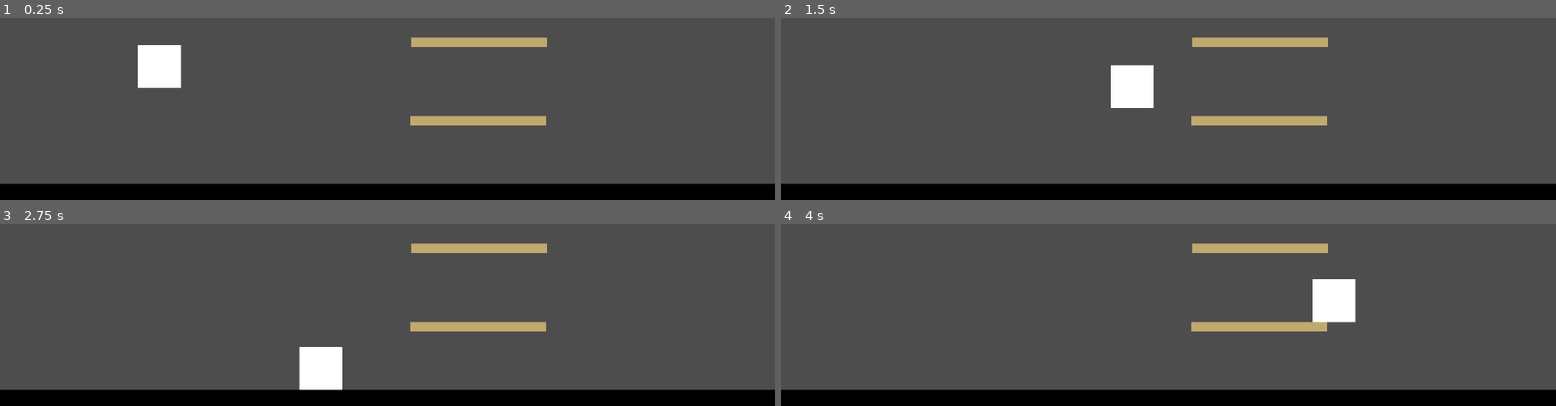
Above: before the commit, frames 1-4 (two rows, left to right).
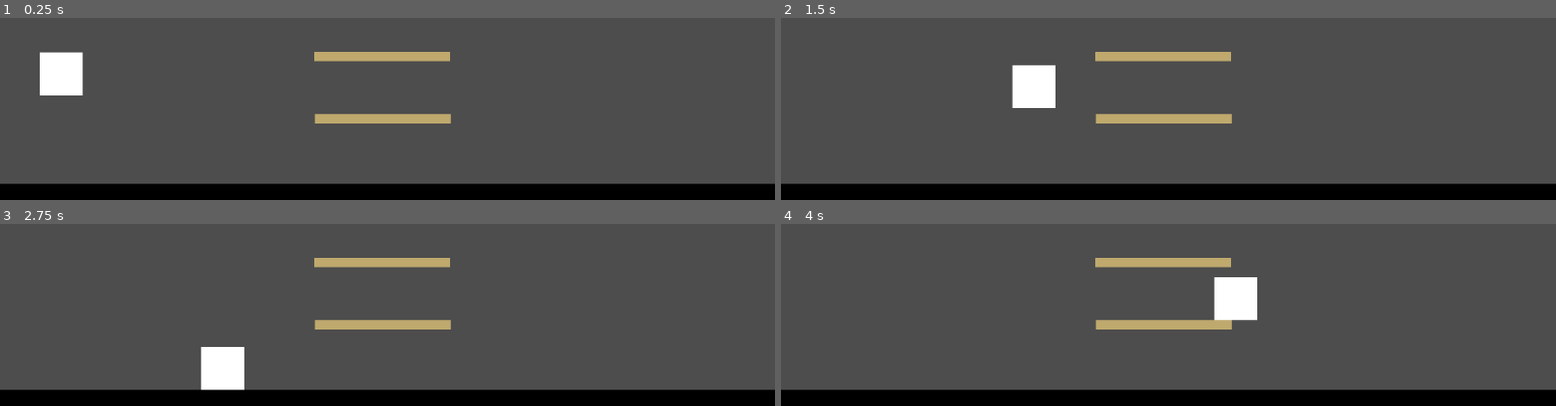
Above: after the commit, the same moments.

Repository: MooNiZZ/MechanicallyChallenged
Game: Godot game, scene res://scenes/world.tscn
Two runs of this game, one before a commit and one after it. Both use one fixed random seed, a clock stepped at 60 frames per second and the inputs below. Before the commit the project starts from res://world.tscn.
Inputs:
- Up to frame 1 (0.25 s): no input
- Up to frame 2 (1.5 s): tap Enter at 0.5 s; hold Ctrl 0.53-1.28 s; hold D (move_right) from 0.53 s (still down); tap Space (jump) at 0.77 s; tap Ctrl at 1.35 s
- Up to frame 3 (2.75 s): tap Space (jump) at 1.52 s; release D (move_right) at 2.03 s; hold A (move_left) from 2.03 s (still down); hold Ctrl from 2.03 s (still down)
- Up to frame 4 (4 s): release A (move_left) at 2.78 s; release Ctrl at 2.78 s; hold D (move_right) from 2.78 s (still down); tap Ctrl at 2.85 s; tap Space (jump) at 3.02, 3.77 s; hold Ctrl from 3.53 s (still down)

The runs differ from the first frame. In frame 1, 6.0% of the frame differs, in the area x 5-71%, y 10-60%; in frame 2, 6.0%; in frame 3, 6.0%, in the area x 25-71%, y 10-92%; in frame 4, 6.0%.

Commit message:
chore: cleanup

Diff:
--- a/Godot/GDScript/Tani/icon.svg
+++ /dev/null
@@ -1 +0,0 @@
-<svg height="128" width="128" xmlns="http://www.w3.org/2000/svg"><rect x="2" y="2" width="124" height="124" rx="14" fill="#363d52" stroke="#212532" stroke-width="4"/><g transform="scale(.101) translate(122 122)"><g fill="#fff"><path d="M105 673v33q407 354 814 0v-33z"/><path fill="#478cbf" d="m105 673 152 14q12 1 15 14l4 67 132 10 8-61q2-11 15-15h162q13 4 15 15l8 61 132-10 4-67q3-13 15-14l152-14V427q30-39 56-81-35-59-83-108-43 20-82 47-40-37-88-64 7-51 8-102-59-28-123-42-26 43-46 89-49-7-98 0-20-46-46-89-64 14-123 42 1 51 8 102-48 27-88 64-39-27-82-47-48 49-83 108 26 42 56 81zm0 33v39c0 276 813 276 813 0v-39l-134 12-5 69q-2 10-14 13l-162 11q-12 0-16-11l-10-65H447l-10 65q-4 11-16 11l-162-11q-12-3-14-13l-5-69z"/><path d="M483 600c3 34 55 34 58 0v-86c-3-34-55-34-58 0z"/><circle cx="725" cy="526" r="90"/><circle cx="299" cy="526" r="90"/></g><g fill="#414042"><circle cx="307" cy="532" r="60"/><circle cx="717" cy="532" r="60"/></g></g></svg>
--- a/Godot/GDScript/Tani/project.godot
+++ b/Godot/GDScript/Tani/project.godot
@@ -12,9 +12,8 @@
 
 config/name="DropDownPlatforms"
 config/tags=PackedStringArray("challenge")
-run/main_scene="res://world.tscn"
+run/main_scene="res://scenes/world.tscn"
 config/features=PackedStringArray("4.2", "Mobile")
-config/icon="res://icon.svg"
 
 [editor]
 
--- a/Godot/GDScript/Tani/player.tscn
+++ b/Godot/GDScript/Tani/scenes/player.tscn
@@ -1,6 +1,6 @@
 [gd_scene load_steps=5 format=3 uid="uid://b1vn6m0tord2w"]
 
-[ext_resource type="Script" path="res://Player.gd" id="1_xw8wi"]
+[ext_resource type="Script" path="res://scripts/Player.gd" id="1_xw8wi"]
 
 [sub_resource type="RectangleShape2D" id="RectangleShape2D_kk4w3"]
 size = Vector2(64, 64)
--- a/Godot/GDScript/Tani/world.tscn
+++ b/Godot/GDScript/Tani/scenes/world.tscn
@@ -1,7 +1,7 @@
 [gd_scene load_steps=6 format=3 uid="uid://dgt4l7hyplc7q"]
 
-[ext_resource type="PackedScene" uid="uid://b1vn6m0tord2w" path="res://player.tscn" id="1_c1tf3"]
-[ext_resource type="PackedScene" uid="uid://cypdxmi7c55i4" path="res://drop_down_platform.tscn" id="1_k7vpa"]
+[ext_resource type="PackedScene" uid="uid://b1vn6m0tord2w" path="res://scenes/player.tscn" id="1_c1tf3"]
+[ext_resource type="PackedScene" uid="uid://cypdxmi7c55i4" path="res://scenes/drop_down_platform.tscn" id="1_k7vpa"]
 
 [sub_resource type="Gradient" id="Gradient_7cgsw"]
 offsets = PackedFloat32Array(0)
@@ -16,7 +16,10 @@
 [node name="World" type="Node"]
 
 [node name="Drop-Down Platform" parent="." instance=ExtResource("1_k7vpa")]
-position = Vector2(711, 530)
+position = Vector2(569, 527)
+
+[node name="Drop-Down Platform3" parent="." instance=ExtResource("1_k7vpa")]
+position = Vector2(568, 434)
 
 [node name="Ground" type="StaticBody2D" parent="."]
 position = Vector2(544, 639)
@@ -30,8 +33,5 @@
 shape = SubResource("RectangleShape2D_y3ly4")
 
 [node name="Player" parent="." instance=ExtResource("1_c1tf3")]
-position = Vector2(237, 416)
+position = Vector2(91, 427)
 collision_mask = 3
-
-[node name="Drop-Down Platform2" parent="." instance=ExtResource("1_k7vpa")]
-position = Vector2(712, 413)
Not shown, removed: Godot/GDScript/Tani/icon.svg.import
Renamed: Godot/GDScript/Tani/drop_down_platform.tscn -> Godot/GDScript/Tani/scenes/drop_down_platform.tscn
Renamed: Godot/GDScript/Tani/Player.gd -> Godot/GDScript/Tani/scripts/Player.gd
